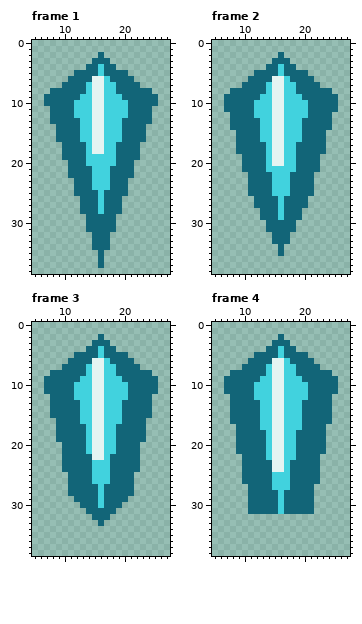
One commit to this pixel-art file: tools/assets/m8/cleaned/engine-loop.aseprite. The picture above is the old version.
32x40 pixels, 4 frames. Shown: frame 1: x 5..27, y 0..38; frame 2: x 5..27, y 0..38; frame 3: x 5..27, y 0..38; frame 4: x 5..27, y 0..38.
Now the later version:
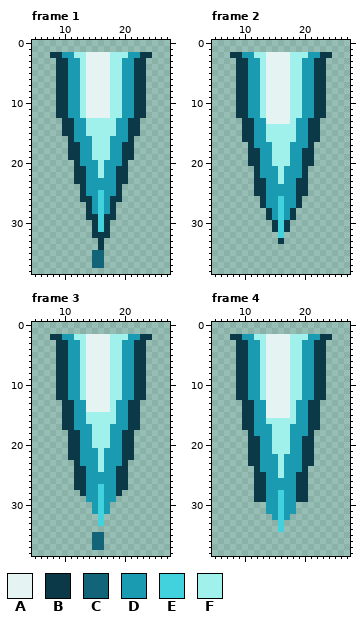
Palette (. is transparent): A #e5f4f2  B #0b3948  C #126578  D #1b9bb2  E #41d2de  F #a0f1ec
The edit:
Changed rows in their new state; - is an unchanged pixel.
Frame 1:
first column x 7:
 2 -BBDDFFAAAAFFFDDBB-
 3 --BBDDFAAAAFFDDBB--
 4 --BBDDFAAAAFFDDBB--
 5 --BBDDFAAAAFFDDBB--
 6 --BBDDFA--AFFDDBB--
 7 --BBDDFA--AFFDDBB--
 8 -.BBDDFA--AFFDDBB.-
 9 ..BBDDFA--AFFDDBB..
10 ..BBDDFA--AFFDDBB..
11 -.BBDDFA--AFFDDBB.-
12 -.BBDDFA--AFFDDBB.-
13 -..BBDDFFFFFDDBB..-
14 --.BBDDFFFFFDDBB.--
15 --.BBDDFFFFFDDBB.--
16 --..BDDDFFFDDDB..--
17 ---.BBDDFFFDDBB.---
18 ---.BBDDFFFDDBB.---
19 ---.BBDDFFFDDBB.---
20 ----.BDDDFDDDB.----
21 ----.BBDDFDDBB.----
22 ----.BBDDFDDBB.----
23 -----BBDDDDDBB-----
24 -----.BDDDDDB.-----
25 -----.BDD-DDB.-----
26 ------BBD-DBB------
27 ------.BD-DB.------
28 ------.BD-DB.------
29 -------BBEBB-------
30 -------.BEB.-------
31 -------.BEB.-------
32 --------BBB--------
33 --------.B.--------
34 --------.B.--------
35 --------C----------
36 --------C----------
37 --------C----------
Frame 2:
first column x 7:
 2 -BBDDFFAAAAFFFDDBB-
 3 --BBDDFAAAAFFDDBB--
 4 --BBDDFAAAAFFDDBB--
 5 --BBDDFAAAAFFDDBB--
 6 --BBDDFA--AFFDDBB--
 7 --BBDDFA--AFFDDBB--
 8 -.BBDDFA--AFFDDBB.-
 9 ..BBDDFA--AFFDDBB..
10 ..BBDDFA--AFFDDBB..
11 ..BBDDFA--AFFDDBB..
12 -.BBDDFA--AFFDDBB.-
13 -..BBDDA--AFDDBB..-
14 -..BBDDFFFFFDDBB..-
15 --.BBDDFFFFFDDBB.--
16 --.BBDDFFFFFDDBB.--
17 --..BDDDFFFDDDB..--
18 --..BBDDFFFDDBB..--
19 ---.BBDDFFFDDBB.---
20 ---.BBDDFFFDDBB.---
21 ---..BDDDFDDDB..---
22 ----.BDDDFDDDB.----
23 ----.BBDDFDDBB.----
24 ----.BBDDDDDBB.----
25 ----.BBDDDDDBB.----
26 -----.BDD-DDB.-----
27 -----.BDD-DDB.-----
28 ------.BD-DB.------
29 ------.BD-DB.------
30 -------.BEB.-------
31 -------.BEB.-------
32 --------.E.--------
33 --------.B.--------
34 ---------.---------
35 ---------.---------
Frame 3:
first column x 7:
 2 -BBDDFFAAAAFFFDDBB-
 3 --BBDDFAAAAFFDDBB--
 4 --BBDDFAAAAFFDDBB--
 5 --BBDDFAAAAFFDDBB--
 6 --BBDDFA--AFFDDBB--
 7 --BBDDFA--AFFDDBB--
 8 -.BBDDFA--AFFDDBB.-
 9 ..BBDDFA--AFFDDBB..
10 ..BBDDFA--AFFDDBB..
11 ..BBDDFA--AFFDDBB..
12 -.BBDDFA--AFFDDBB.-
13 -..BBDDA--AFDDBB..-
14 -..BBDDA--AFDDBB..-
15 -..BBDDFFFFFDDBB..-
16 --.BBDDFFFFFDDBB.--
17 --.BBDDDFFFDDDBB.--
18 --..BBDDFFFDDBB..--
19 --..BBDDFFFDDBB..--
20 ---.BBDDFFFDDBB.---
21 ---.BBDDDFDDDBB.---
22 ---.BBDDDFDDDBB.---
23 ---..BDDDFDDDB..---
24 ---..BBDDFDDBB..---
25 ----.BBDDDDDBB.----
26 ----.BBDDDDDBB.----
27 ----.BBDD-DDBB.----
28 ----..BDD-DDB..----
29 -----..DD-DD..-----
30 ------..D-D..------
31 -------.DED.-------
32 --------.E.--------
33 ---------E---------
35 --------CC---------
36 --------CC---------
37 --------CC---------
Frame 4:
first column x 7:
 2 -BBDDFFAAAAFFFDDBB-
 3 --BBDDFAAAAFFDDBB--
 4 --BBDDFAAAAFFDDBB--
 5 --BBDDFAAAAFFDDBB--
 6 --BBDDFA--AFFDDBB--
 7 --BBDDFA--AFFDDBB--
 8 -.BBDDFA--AFFDDBB.-
 9 ..BBDDFA--AFFDDBB..
10 ..BBDDFA--AFFDDBB..
11 ..BBDDFA--AFFDDBB..
12 -.BBDDFA--AFFDDBB.-
13 -..BBDDA--AFDDBB..-
14 -..BBDDA--AFDDBB..-
15 -..BBDDA--AFDDBB..-
16 -..BBDDFFFFFDDBB..-
17 --.BBDDDFFFDDDBB.--
18 --..BDDDFFFDDDB..--
19 --..BBDDFFFDDBB..--
20 --..BBDDFFFDDBB..--
21 --..BBDDFFFDDBB..--
22 ---.BBDDDFDDDBB.---
23 ---.BBDDDFDDDBB.---
24 ---..BDDDFDDDB..---
25 ---..BBDDFDDBB..---
26 ---..BBDDDDDBB..---
27 ----.BBDDDDDBB.----
28 ----.BBDD-DDBB.----
29 ----.BBDD-DDBB.----
30 ----...DD-DD...----
31 ----...DD-DD...----
32 --------DED--------
33 ---------E---------
34 ---------E---------
